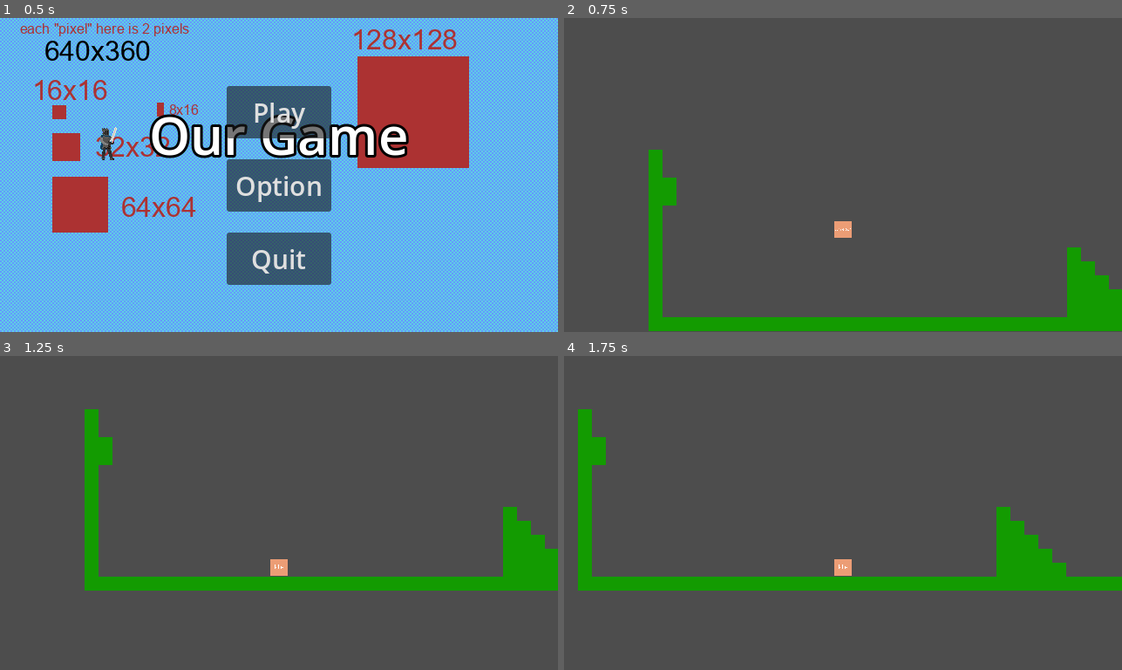
Above: before the commit, frames 1-4 (two rows, left to right).
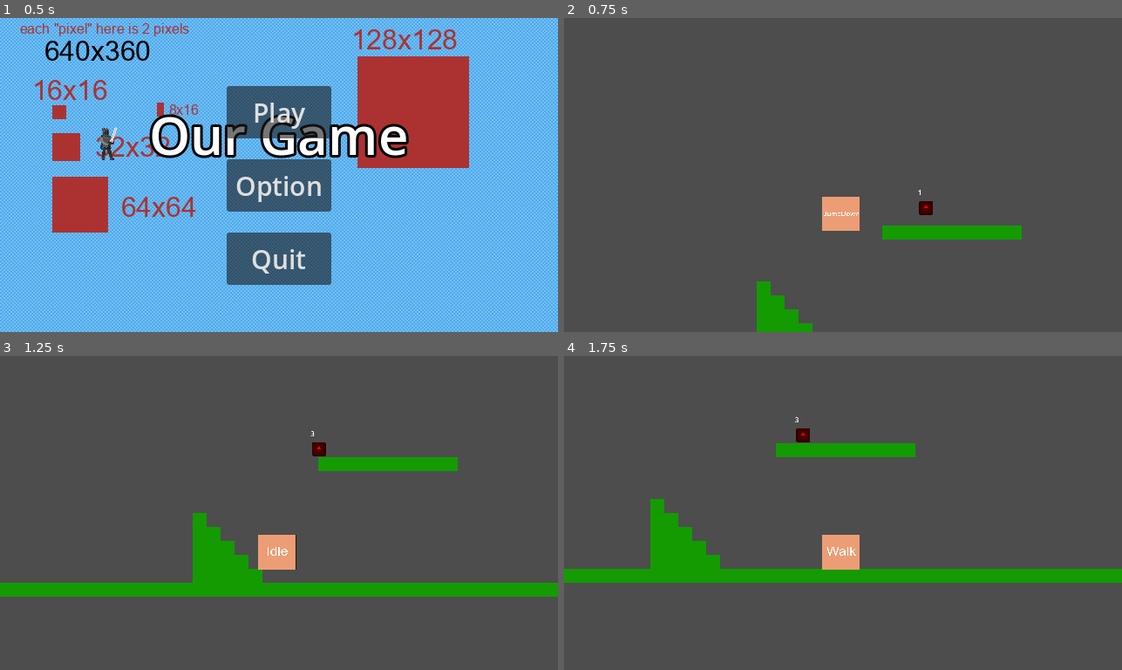
Above: after the commit, the same moments.

Repository: Pix-Hexate/SeniorDesign
Game: Godot game, scene res://Menus/main_menu.tscn
Same seed, same stepped clock (60 frames per second), same inputs: the game is played once before the commit and once after it. The engine's default icon, where the game draws it, is replaced by a stand-in: a white triangle on a blue panel in a dark square.
Inputs (mouse positions are in pixels of both pictures, inside the frame that each line leads up to):
- Up to frame 1 (0.5 s): no input
- Up to frame 2 (0.75 s): click "Play" at 0.5 s
- Up to frame 3 (1.25 s): no input
- Up to frame 4 (1.75 s): move the mouse to (965, 497) at 1.27 s; hold Right (RightKey) from 1.28 s (still down); hold V (AbilityFourKey) from 1.28 s (still down); tap Up (UpKey) at 1.52 s

Frame 1 is identical in both runs. In frame 2, 9.0% of the frame differs, in the area x 15-100%, y 41-100%; in frame 3, 10%; in frame 4, 11%, in the area x 0-100%, y 16-75%.

Commit message:
placed the knight character into the test map

Diff:
--- a/senior-design-project/Maps/TestMap.tscn
+++ b/senior-design-project/Maps/TestMap.tscn
@@ -1,8 +1,8 @@
 [gd_scene load_steps=6 format=4 uid="uid://c740ul0beilqq"]
 
-[ext_resource type="PackedScene" uid="uid://c733lubf7hob6" path="res://Entities/Characters/Character_Base/CharacterScene.tscn" id="1_kloo0"]
 [ext_resource type="Texture2D" uid="uid://clbc4sq7aq0p6" path="res://Resources/Upgrade Icons/Block.png" id="2_hcnkr"]
 [ext_resource type="PackedScene" uid="uid://cjxwfm7on3ii0" path="res://Entities/Enemy/Basic Walker/Walker_Enemy.tscn" id="2_yc2fk"]
+[ext_resource type="PackedScene" uid="uid://dm7iv3g8qnokp" path="res://Entities/Characters/Knight/KnightScene.tscn" id="3_o3yhr"]
 
 [sub_resource type="TileSetAtlasSource" id="TileSetAtlasSource_map0a"]
 texture = ExtResource("2_hcnkr")
@@ -72,11 +72,10 @@
 [node name="WalkerEnemy2" parent="." instance=ExtResource("2_yc2fk")]
 position = Vector2(103, 0)
 
-[node name="CharacterScene" parent="." instance=ExtResource("1_kloo0")]
-position = Vector2(-353, 57)
+[node name="KnightScene" parent="." instance=ExtResource("3_o3yhr")]
 
-[node name="Marker2D2" type="Marker2D" parent="CharacterScene" groups=["PlayerCameraPosition"]]
-position = Vector2(0, -125)
+[node name="Marker2D2" type="Marker2D" parent="KnightScene" groups=["PlayerCameraPosition"]]
+position = Vector2(-706, -11)
 
-[node name="Camera2D2" type="Camera2D" parent="CharacterScene" groups=["Camera"]]
-position = Vector2(0, -125)
+[node name="Camera2D2" type="Camera2D" parent="KnightScene" groups=["Camera"]]
+position = Vector2(3, -44)
